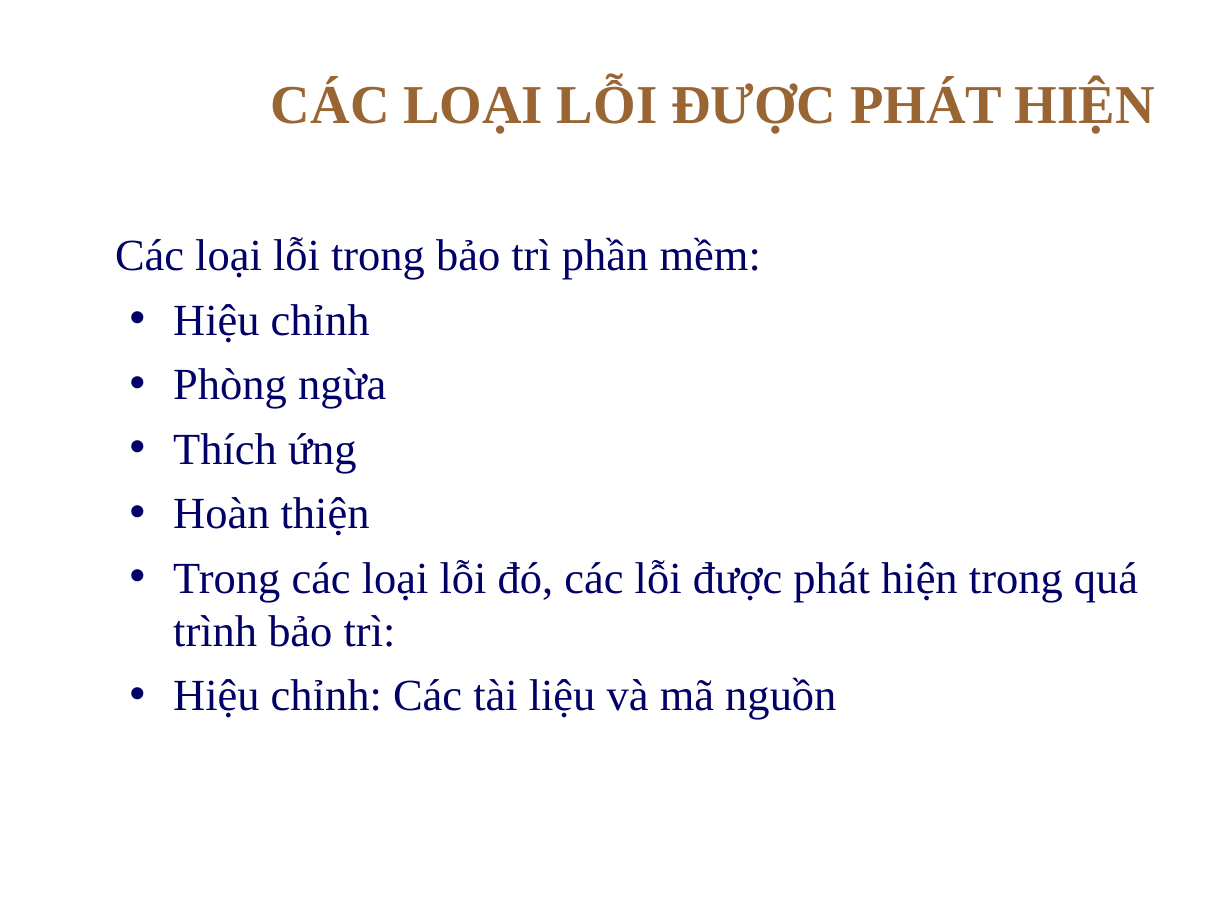
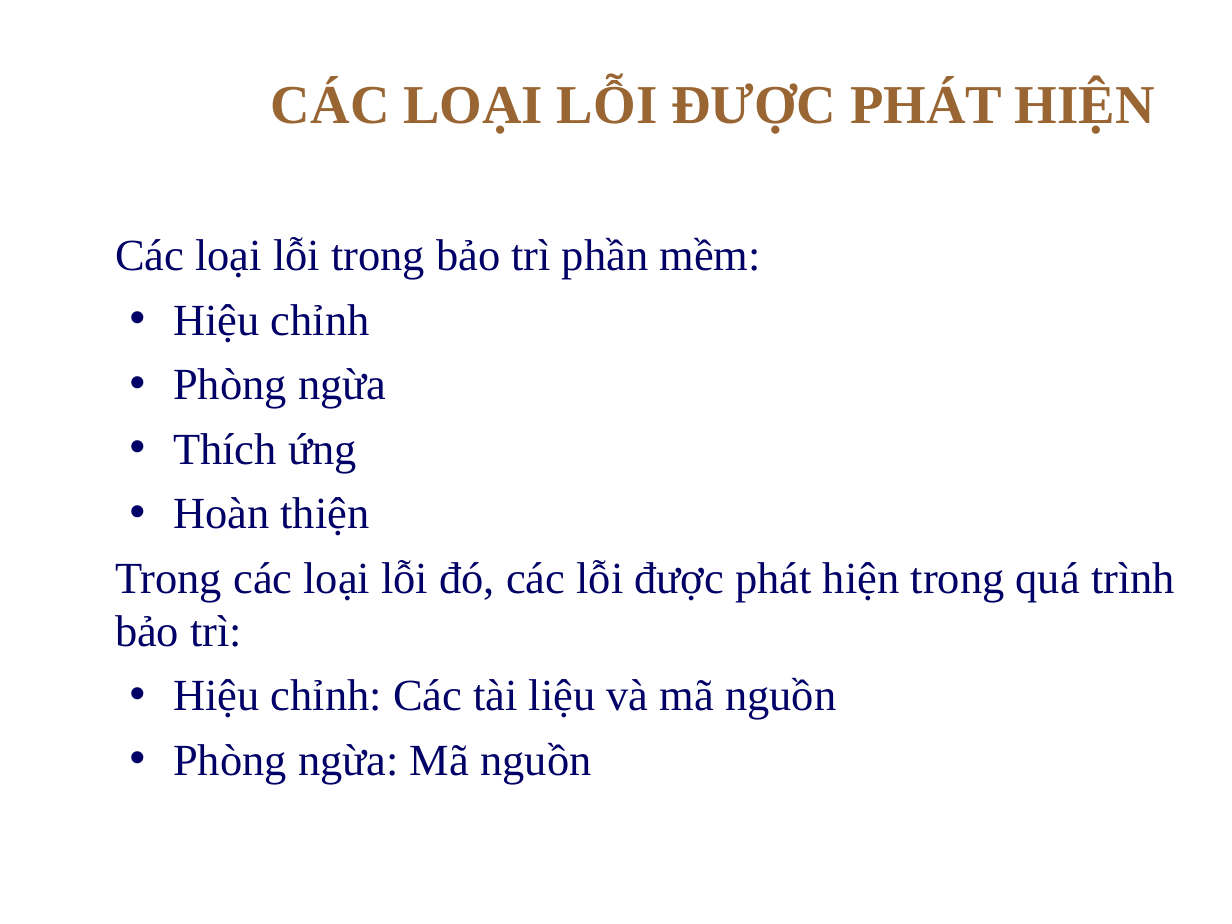
Before and after one commit to thanhphi0127/manager-configuration, a slide deck: slide 6 of doc/baitapso2/NHOM5_BAOCAO_BT2.ppt (slide 5 before the commit). Drawn at 1232x924 pixels with LibreOffice and Linux fonts; fonts in the diff are those of the drawing; background and template pictures are left out. Boxes give left, top, right and bottom in pixels: in the first picture for what was removed or moved away, otherwise in the second. Text is boxed around its words. In the diff, an @@ line names an element or a change of style, - is before the commit and + after.

```diff
--- a/doc/baitapso2/NHOM5_BAOCAO_BT2.ppt
+++ b/doc/baitapso2/NHOM5_BAOCAO_BT2.ppt
@@ text at <box>115,560,1175,647</box>: bullet • to none @@
@@ text at <box>173,742,591,784</box>: paragraph added @@
+• Phòng ngừa: Mã nguồn
```
Also in this commit, not shown: 2 other slides changed, 3 slides added.
